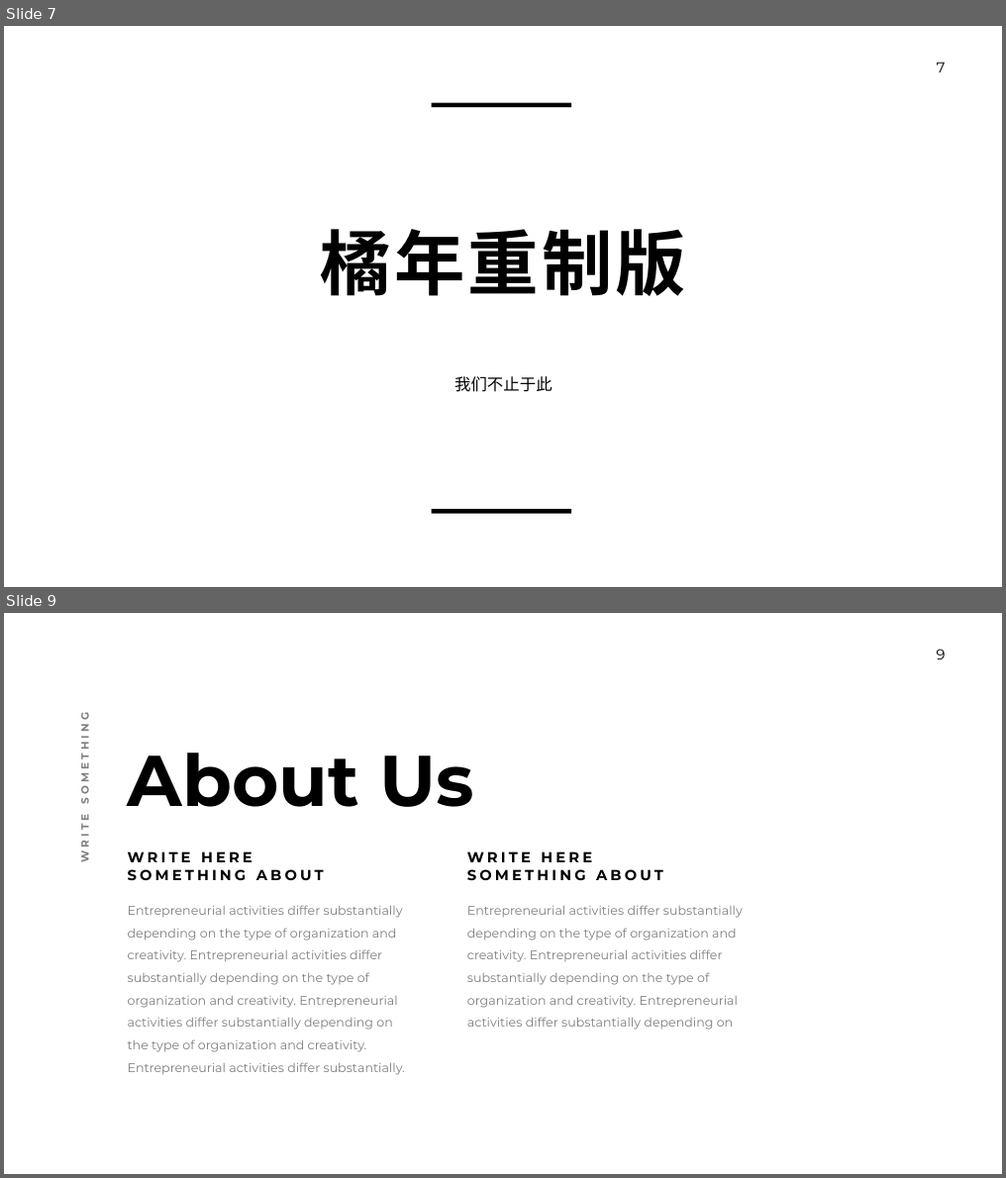
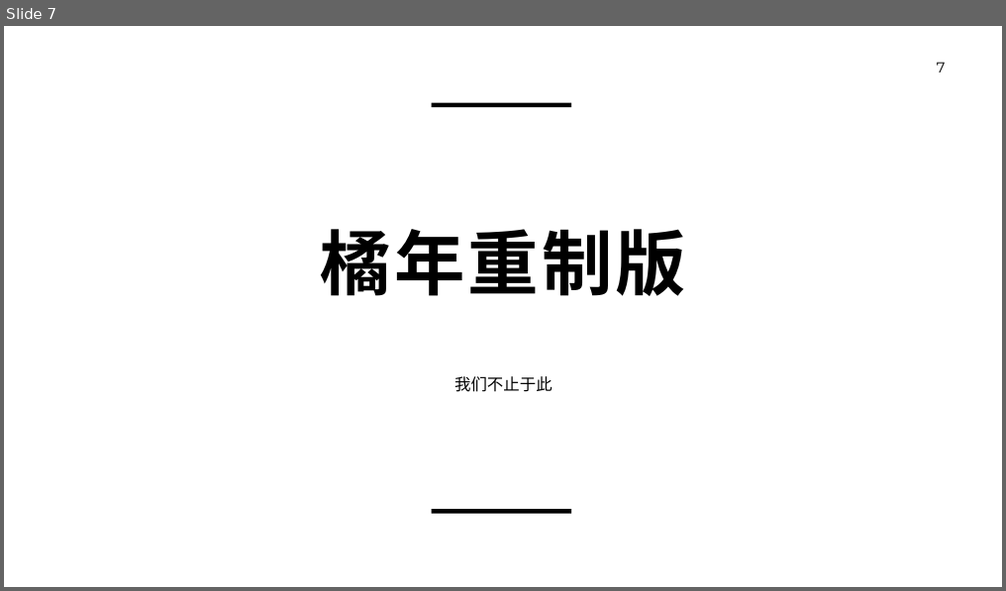
Before and after one commit to gtoxlili/GDMUWS, a slide deck: 杂七杂八/橘年重制版.pptx. Shown one above the other, each under a label of ours: slides 7 and 9 before the commit, slide 7 after it; the slides between them are not shown. The pictures are 1006x1178 and 1006x591 pixels, drawn with LibreOffice and Linux fonts; fonts in the diff are those of the drawing. Boxes give left, top, right and bottom in pixels: in the first picture for what was removed or moved away, otherwise in the second. Text is boxed around its words. In the diff, an @@ line names an element or a change of style, - is before the commit and + after.

```diff
--- a/杂七杂八/橘年重制版.pptx
+++ b/杂七杂八/橘年重制版.pptx
@@ slide 9 removed at <box>4,613,1002,1174</box>, background #FFFFFF; not listed: 1 template element that a slide beside it also shows @@
@@ text removed at <box>77,724,91,861</box> @@
-WRITE SOMETHING
@@ text removed at <box>128,753,474,807</box> @@
-About Us
@@ text removed at <box>128,852,324,881</box> @@
-WRITE HERE SOMETHING ABOUT
@@ text removed at <box>467,852,663,881</box> @@
-WRITE HERE SOMETHING ABOUT
@@ text removed at <box>128,905,405,1075</box> @@
-Entrepreneurial activities differ substantially depending on the type of organization and creativity. Entrepreneurial activities differ substantially depending on the type of organization and creativity. Entrepreneurial activities differ substantially depending on the type of organization and creativity. Entrepreneurial activities differ substantially.
@@ text removed at <box>467,905,743,1030</box> @@
-Entrepreneurial activities differ substantially depending on the type of organization and creativity. Entrepreneurial activities differ substantially depending on the type of organization and creativity. Entrepreneurial activities differ substantially depending on
```
Also in this commit, not shown: 14 slides added, 67 other slides removed.
